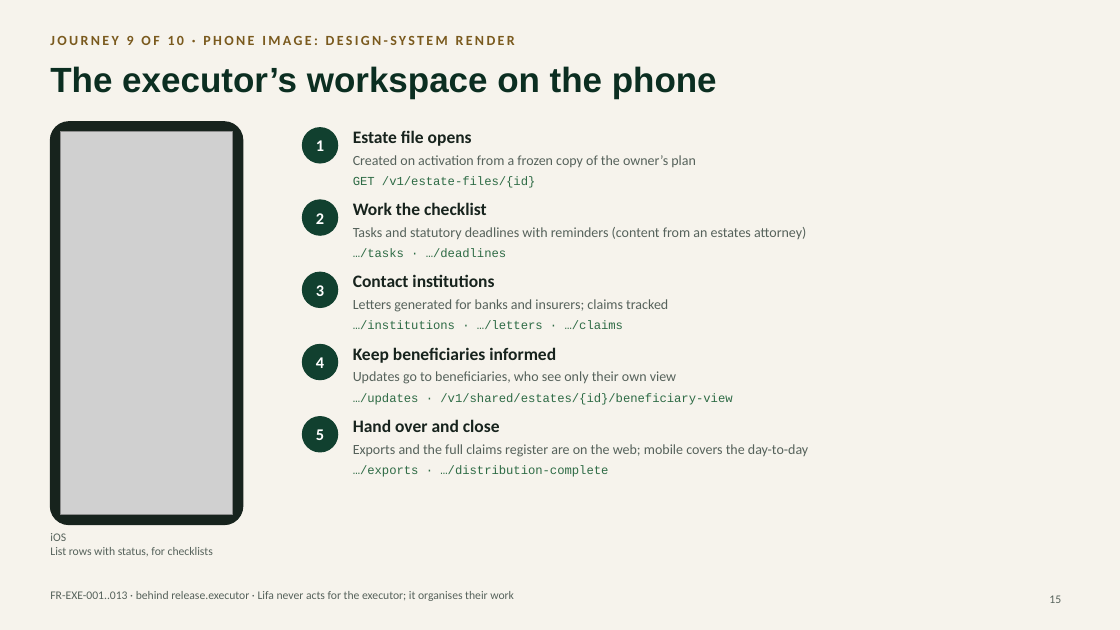
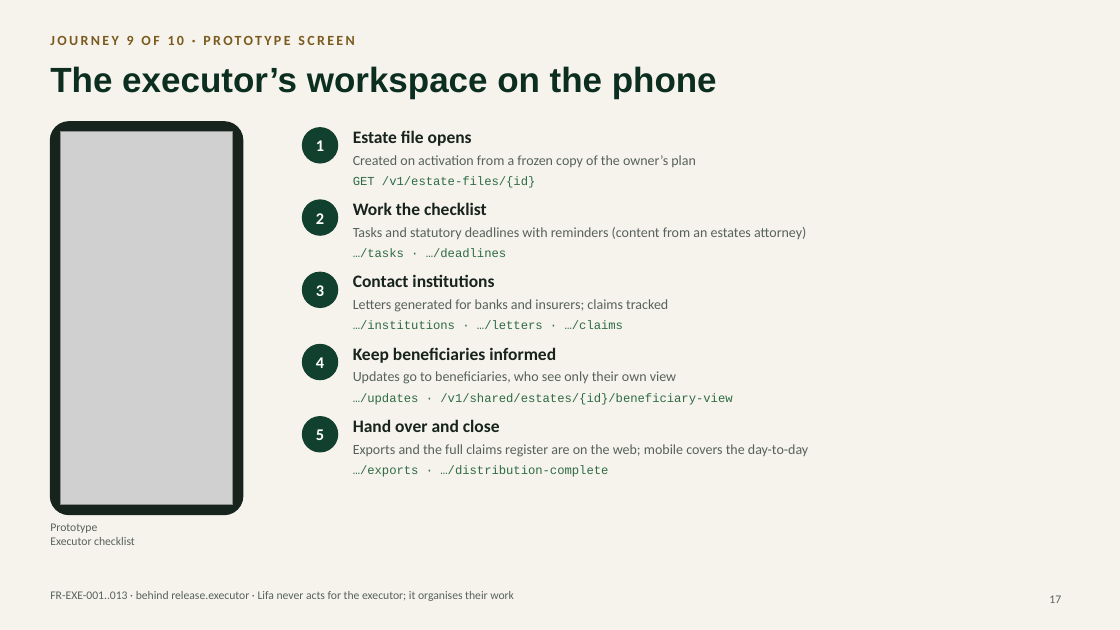
Before and after one commit to faztmobile/lifa, a slide deck: slide 17 of docs/architecture/Lifa-mobile-end-to-end.pptx (slide 15 before the commit). Drawn at 1120x630 pixels with LibreOffice and Linux fonts; fonts in the diff are those of the drawing; grey boxes stand for pictures. Boxes give left, top, right and bottom in pixels: in the first picture for what was removed or moved away, otherwise in the second. Text is boxed around its words. In the diff, an @@ line names an element or a change of style, - is before the commit and + after.

```diff
--- a/docs/architecture/Lifa-mobile-end-to-end.pptx
+++ b/docs/architecture/Lifa-mobile-end-to-end.pptx
@@ text at (50, 36, 354, 45): text changed @@
-JOURNEY 9 OF 10 · PHONE IMAGE: DESIGN-SYSTEM RENDER
+JOURNEY 9 OF 10 · PROTOTYPE SCREEN
@@ rounded rectangle: place and size @@
-rounded rectangle at (50, 122, 243, 525)
+rounded rectangle at (50, 122, 243, 515)
@@ picture: place and size @@
-picture at (60, 132, 233, 515)
+picture at (60, 132, 233, 505)
@@ text at (50, 523, 135, 545): text changed @@
-iOS
-List rows with status, for checklists
+Prototype
+Executor checklist
@@ page number at (1049, 595, 1061, 603): text changed @@
-15
+17
```
Also in this commit, not shown: 10 other slides changed, 2 slides added, 16 other files.
